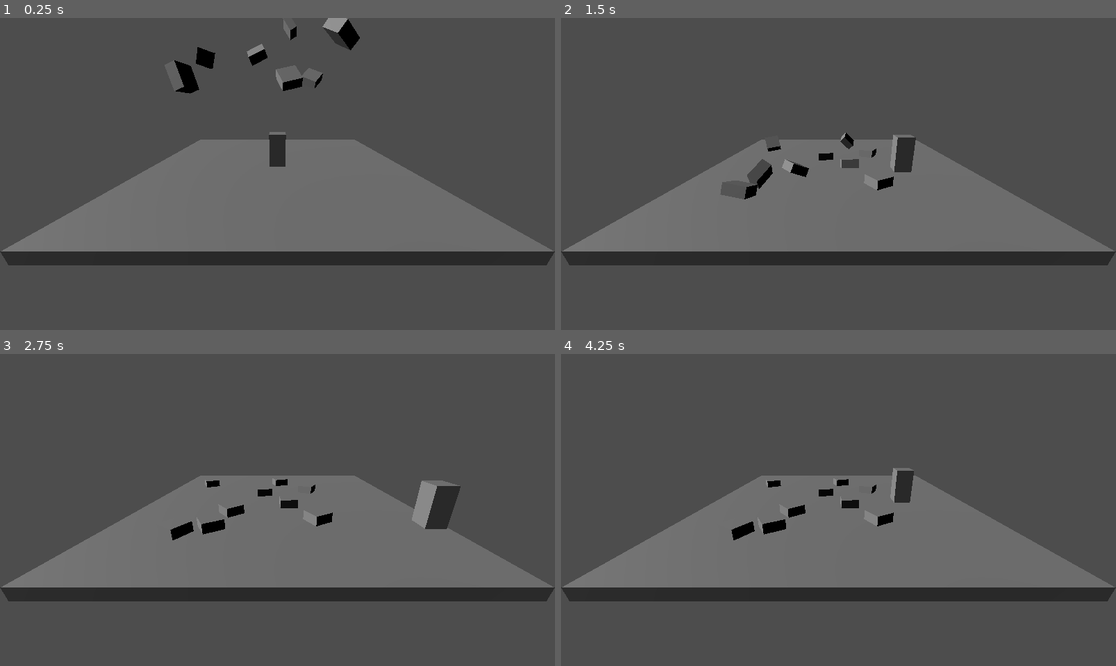
Above: before the commit, frames 1-4 (two rows, left to right).
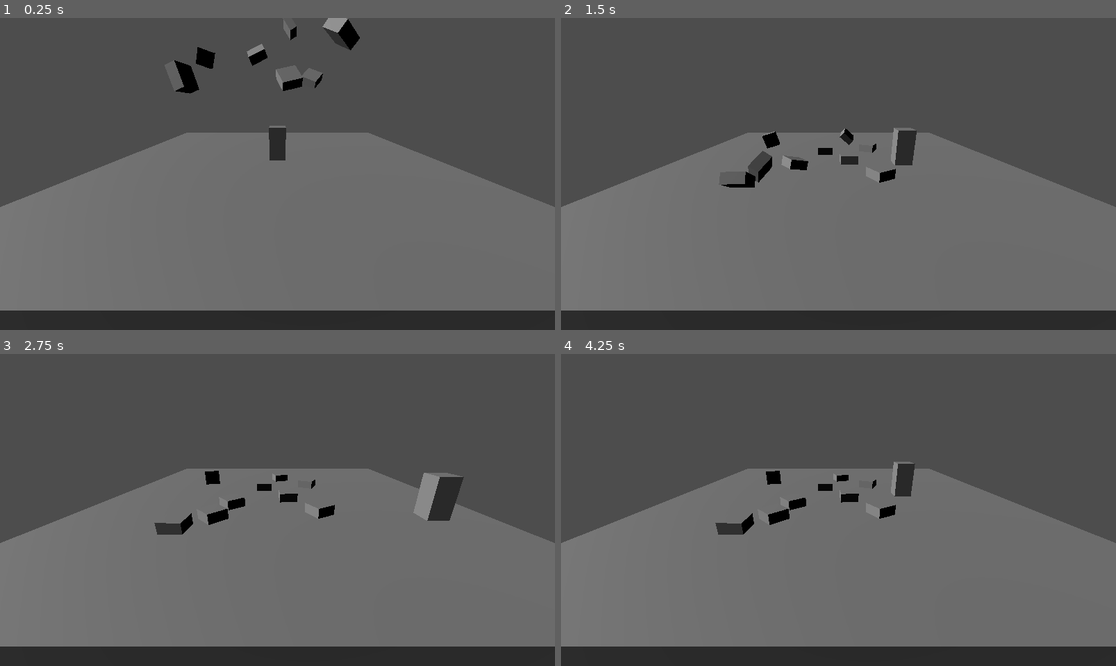
Above: after the commit, the same moments.

Repository: IsaiahMurray/3D-Platformer-Tutorial
Game: Godot game, scene res://scenes/level_1.tscn
Same seed, same stepped clock (60 frames per second), same inputs: the game is played once before the commit and once after it.
Inputs:
- Up to frame 1 (0.25 s): no input
- Up to frame 2 (1.5 s): tap Enter (ui_accept) at 0.5, 0.77 s; hold Right (ui_right) 0.53-1.28 s; hold Down (ui_down) from 1.28 s (still down)
- Up to frame 3 (2.75 s): tap Enter (ui_accept) at 1.52 s; release Down (ui_down) at 2.03 s; hold Right (ui_right) from 2.03 s (still down)
- Up to frame 4 (4.25 s): release Right (ui_right) at 2.78 s; hold Up (ui_up) 2.78-3.53 s; tap Enter (ui_accept) at 3.02, 3.77 s; hold Left (ui_left) from 3.53 s (still down)

The runs differ from the first frame. In frame 1, 32% of the frame differs, in the area x 0-100%, y 34-100%; in frame 2, 34%, in the area x 0-100%, y 35-100%; in frame 3, 33%; in frame 4, 34%.

Commit message:
Updated level mesh and collision nodes

Diff:
--- a/3d-platformer-tutorial/scenes/level_1.tscn
+++ b/3d-platformer-tutorial/scenes/level_1.tscn
@@ -4,11 +4,11 @@
 [ext_resource type="PackedScene" uid="uid://c511vl5patgmo" path="res://player.tscn" id="2_mxpfi"]
 [ext_resource type="Script" path="res://player.gd" id="3_n1us6"]
 
-[sub_resource type="BoxMesh" id="BoxMesh_sbh5i"]
-size = Vector3(10, 0.5, 10)
+[sub_resource type="BoxMesh" id="BoxMesh_11k7u"]
+size = Vector3(20, 1, 20)
 
-[sub_resource type="BoxShape3D" id="BoxShape3D_xxwgp"]
-size = Vector3(10, 0.5, 10)
+[sub_resource type="BoxShape3D" id="BoxShape3D_2w10j"]
+size = Vector3(20, 1, 20)
 
 [node name="Level1" type="Node3D"]
 
@@ -19,14 +19,12 @@
 transform = Transform3D(0.0830993, 0.513125, -0.854282, -0.00425761, 0.857422, 0.514597, 0.996532, -0.0391255, 0.0734358, -14.1993, 13.8174, 0)
 
 [node name="Floor" type="StaticBody3D" parent="."]
-transform = Transform3D(1.57438, 0, 0, 0, 1, 0, 0, 0, 1.60515, 0, -0.139218, 0)
-metadata/_edit_group_ = true
 
 [node name="MeshInstance3D" type="MeshInstance3D" parent="Floor"]
-mesh = SubResource("BoxMesh_sbh5i")
+mesh = SubResource("BoxMesh_11k7u")
 
 [node name="CollisionShape3D" type="CollisionShape3D" parent="Floor"]
-shape = SubResource("BoxShape3D_xxwgp")
+shape = SubResource("BoxShape3D_2w10j")
 
 [node name="FallingBlocks" type="Node3D" parent="."]
 
